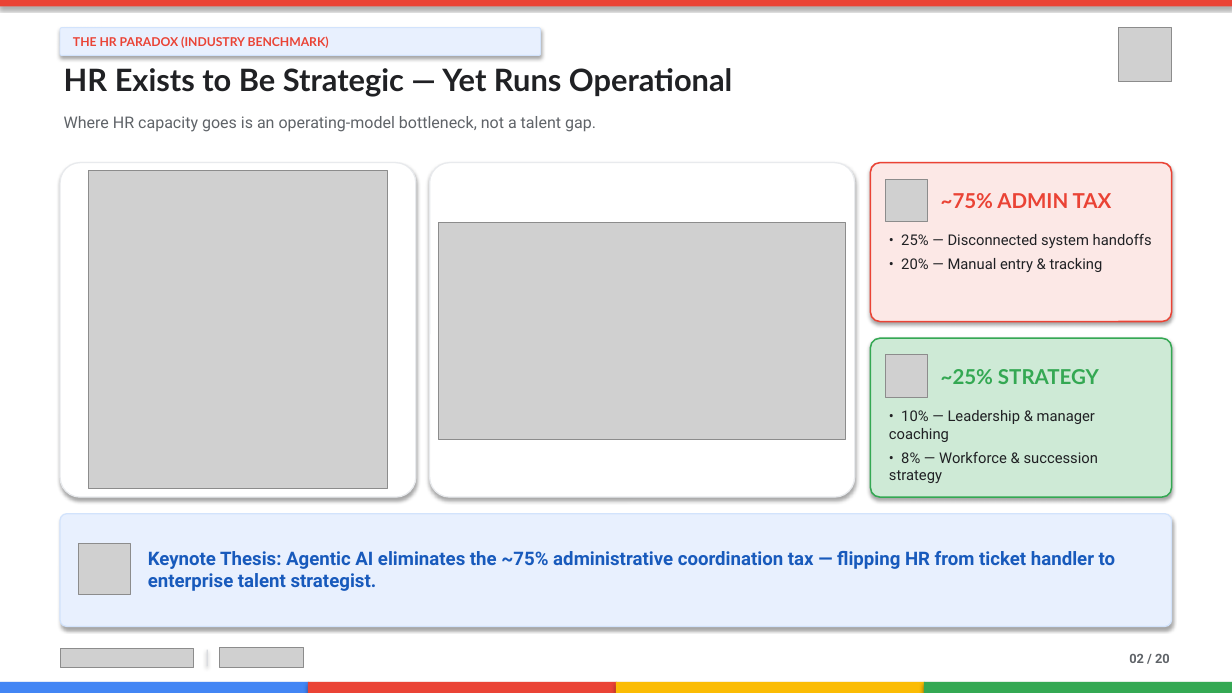
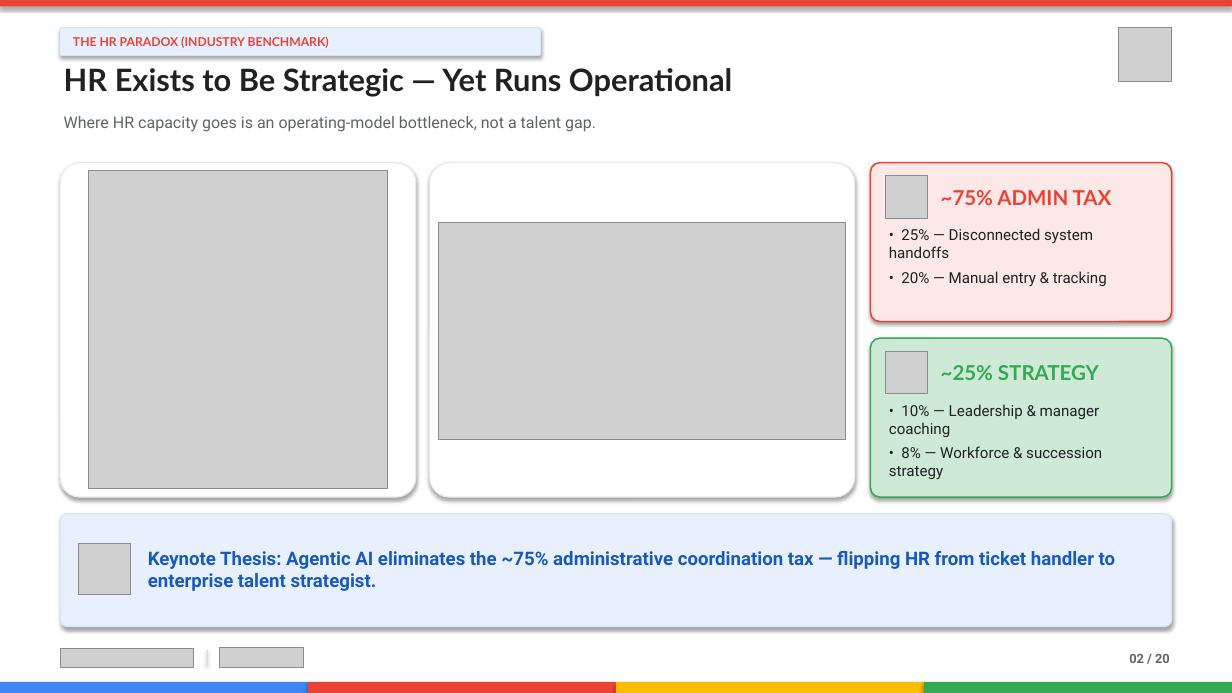
Before and after one commit to zuhaibp656/CHRO-Agentic-Transformation, a slide deck: slide 2 of CHRO_Agentic_Transformation_Keynote.pptx. Drawn at 1232x693 pixels with LibreOffice and Linux fonts; fonts in the diff are those of the drawing; grey boxes stand for pictures; background and template pictures are left out. Boxes give left, top, right and bottom in pixels: in the first picture for what was removed or moved away, otherwise in the second. Text is boxed around its words. In the diff, an @@ line names an element or a change of style, - is before the commit and + after.

```diff
--- a/CHRO_Agentic_Transformation_Keynote.pptx
+++ b/CHRO_Agentic_Transformation_Keynote.pptx
@@ text "• 25% — Disconnected system ..." at (x1=889, y1=228, x2=1107, y2=286): size 11.5 to 11.8 pt @@
@@ 2 pictures, 1 text moved together from (x1=885, y1=179, x2=1099, y2=397) to (x1=885, y1=176, x2=1099, y2=394) @@
@@ text "• 10% — Leadership & ..." at (x1=889, y1=404, x2=1102, y2=479): size 11.5 to 11.8 pt @@
```
Also in this commit, not shown: 1 other slide changed, 8 other files.
